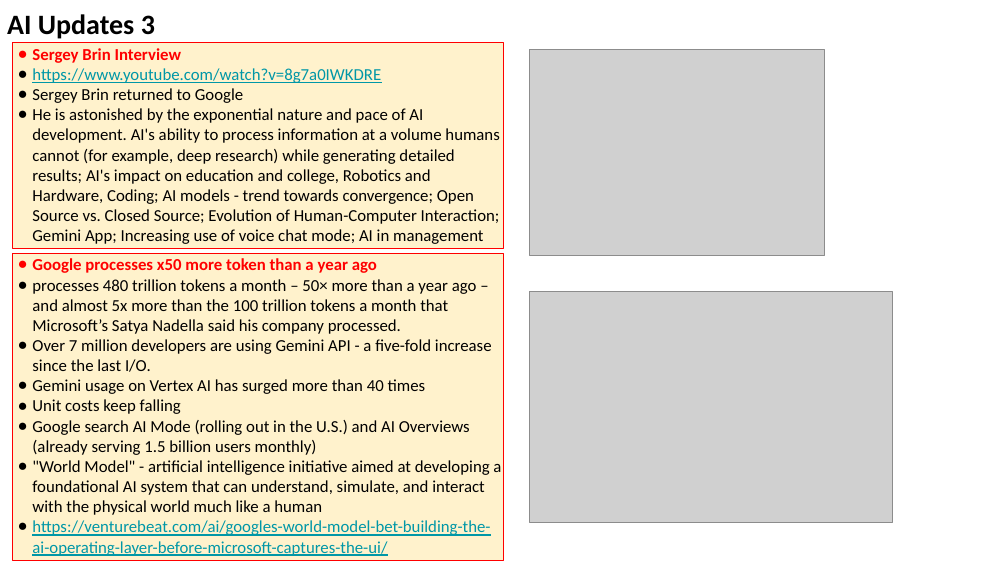
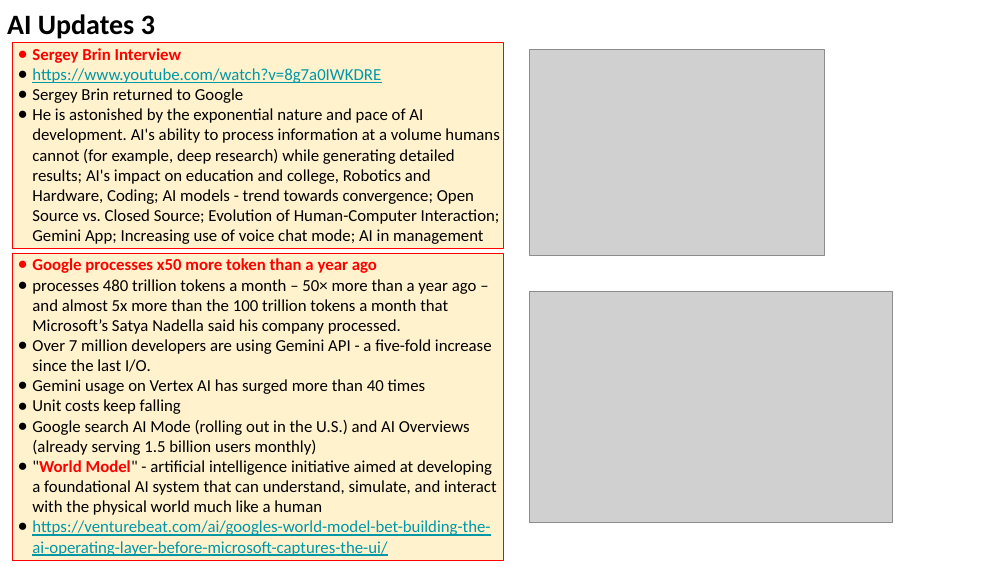
Before and after one commit to lselector/seminar, a slide deck: slide 8 of 2025/2025-05-30-AI-Updates.pptx (slide 6 before the commit). Drawn at 1008x567 pixels with LibreOffice and Linux fonts; fonts in the diff are those of the drawing; grey boxes stand for pictures. Boxes give left, top, right and bottom in pixels: in the first picture for what was removed or moved away, otherwise in the second. Text is boxed around its words. In the diff, an @@ line names an element or a change of style, - is before the commit and + after.

```diff
--- a/2025/2025-05-30-AI-Updates.pptx
+++ b/2025/2025-05-30-AI-Updates.pptx
@@ text in rectangle at (x1=32, y1=460, x2=497, y2=515): text colour #000000 to #FF0000, bold on in ""World Model"" @@
```
Also in this commit, not shown: 14 other slides changed, 1 slide added.
